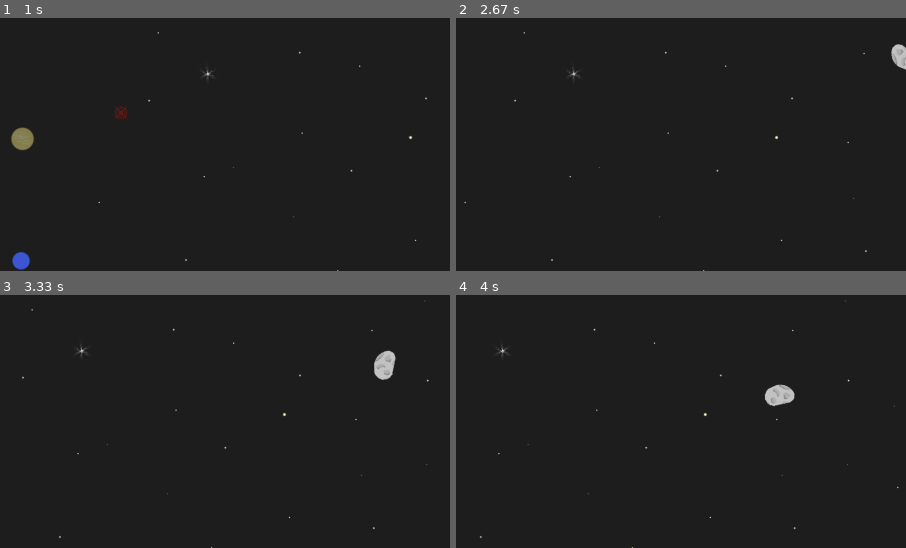
Above: before the commit, frames 1-4 (two rows, left to right).
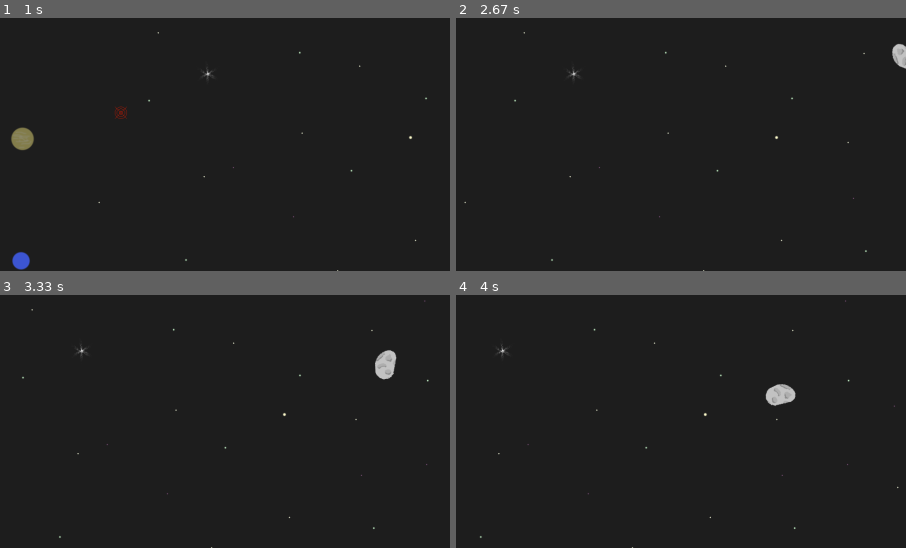
Above: after the commit, the same moments.

Repository: pro-stak666/pygame_project
Game: pygame game, started from main.py
Same seed, same stepped clock (60 frames per second), same inputs: the game is played once before the commit and once after it.
Inputs (mouse positions are % of the whole screen's width and height, from its top left):
- Up to frame 1 (1 s): click (50, 32) at 0.38 s; click (63, 23) at 0.72 s
- Up to frame 2 (2.67 s): hold A 1-1.53 s; click (13, 40) at 1.08 s; click (98, 42) at 1.62 s; hold S 1.9-2.2 s; click (54, 62) at 1.98 s; hold A 2.23-2.63 s; click (24, 81) at 2.32 s
- Up to frame 3 (3.33 s): hold W 2.67-3.03 s; hold D from 3.07 s (still down)
- Up to frame 4 (4 s): release D at 3.7 s; hold S from 3.73 s (still down)
The pictures show only the part of the screen within x 50-100%, y 6-56%; the shares and areas given below are measured in that part.

Frame 1 is identical in both runs. In frame 2, less than 0.1% of the frame differs, in the area x 96-100%, y 10-21%; in frame 3, 0.1%, in the area x 83-89%, y 21-34%; in frame 4, 0.1%.

Commit message:
"DataManager..."

Diff:
--- /dev/null
+++ b/data/data.csv
@@ -0,0 +1,2 @@
+max_score;volume;difficult;full_screen;1_achievement;2_achievement;3_achievement
+159;1;0;1;0;0;0
--- a/data/score.txt
+++ /dev/null
@@ -1 +0,0 @@
-max_score = 231
--- a/main.py
+++ b/main.py
@@ -1,6 +1,24 @@
 import pygame as pg
 from os import path
 from random import random, choice, randrange
+import csv
+
+
+class DataManager:
+    def __init__(self):
+        if not path.isfile("data/data.csv"):
+            with open('data/data.csv', 'w', newline='', encoding='utf-8') as f:
+                writer = csv.writer(f, delimiter=';')
+                writer.writerow(['max_score', 'volume', 'difficult', 'full_screen', '1_achievement', '2_achievement',
+                                 '3_achievement'])
+                writer.writerow([0, 1, 0, 1, 0, 0, 0])
+        self.data = csv.DictReader(open('data/data.csv', encoding='utf-8'), delimiter=';').__next__()
+
+    def save(self):
+        with open('data/data.csv', 'w', newline='', encoding='utf-8') as f:
+            writer = csv.DictWriter(f, fieldnames=list(self.data.keys()), delimiter=';')
+            writer.writeheader()
+            writer.writerow(self.data)
 
 
 class Button(pg.sprite.Sprite):
@@ -51,10 +69,10 @@
 
         self.mask = pg.mask.from_surface(self.image)
 
-    def update(self, *args):
-        if args and args[0].type == pg.MOUSEBUTTONDOWN and \
-                self.rect.collidepoint(args[0].pos):
-            self.destroy()
+    def update(self, args):
+        for i in args:
+            if i.type == pg.MOUSEBUTTONDOWN and self.rect.collidepoint(i.pos):
+                self.destroy()
 
         if self.rect.x < -100:
             self.kill()
@@ -132,7 +150,7 @@
                     break
 
     def die(self):
-        score_manipulation(save=True)
+        MANAGER.data['max_score'] = int(SCORE) if int(MANAGER.data['max_score']) < int(SCORE) else MANAGER.data['max_score']
         menu()
 
 
@@ -160,6 +178,11 @@
         return choice([1, 2, 3, 4])
 
 
+def exit_app():
+    MANAGER.save()
+    quit()
+
+
 def menu() -> None:
     global x_bkgd, rel_x_bkgd
     is_menu = True
@@ -169,11 +192,12 @@
     but_settings = Button(WIDTH // 2 - 125, 390, 'settings_but_0.png', 'settings_but_1.png', lambda: print(1))
     but_progress = Button(WIDTH // 2 - 125, 460, 'progress_but_0.png', 'progress_but_1.png', lambda: print(2))
     but_titles = Button(WIDTH // 2 - 125, 530, 'titles_but_0.png', 'titles_but_1.png', lambda: print(3))
-    but_exit = Button(WIDTH // 2 - 125, 600, 'exit_but_0.png', 'exit_but_1.png', lambda: quit())
+    but_exit = Button(WIDTH // 2 - 125, 600, 'exit_but_0.png', 'exit_but_1.png', exit_app)
 
     while is_menu:
         for event in pg.event.get():
             if event.type == pg.QUIT:
+                MANAGER.save()
                 quit()
             if pg.mouse.get_focused():
                 pg.mouse.set_visible(False)
@@ -222,7 +246,6 @@
                     cursor.image = load_image("cursor.png")
                     is_pause = False
                 if event.key == pg.K_ESCAPE:
-                    score_manipulation(save=True)
                     menu()
 
         screen.fill('black')
@@ -268,7 +291,8 @@
     running = True
 
     while running:
-        for event in pg.event.get():
+        events = pg.event.get()
+        for event in events:
             if event.type == pg.QUIT:
                 running = False
             if event.type == SPAWN_ASTEROIDS:
@@ -279,14 +303,11 @@
                 cursor.image.set_alpha(255)
             else:
                 cursor.image.set_alpha(0)
-            if event.type == pg.MOUSEBUTTONDOWN:
-                for i in asteroids:
-                    i.update(event)
             if event.type == pg.KEYDOWN:
                 if event.key == pg.K_ESCAPE:
                     pause()
 
-        PLAYER.update(pg.event.get())
+        PLAYER.update(events)
 
         screen.fill('black')
 
@@ -299,7 +320,7 @@
         # отрисовка фона
 
         for i in asteroids:
-            i.update()
+            i.update(events)
 
         asteroids.draw(screen)
         player.draw(screen)
@@ -310,22 +331,6 @@
 
         pg.display.flip()
         clock.tick(fps)
-
-
-def score_manipulation(get: bool = None, save: bool = None):
-    if not path.isfile("data/score.txt"):
-        with open('data/score.txt', 'w') as f:
-            f.write("max_score = 0")
-    if get:
-        with open("data/score.txt", 'r', encoding="utf-8") as f:
-            data = f.read()
-            print(data[12:])
-    if save:
-        with open("data/score.txt", 'r+', encoding="utf-8") as f:
-            if int(f.read()[12:]) < SCORE:
-                f.seek(0)
-                f.truncate()
-                f.write(str(f"max_score = {int(SCORE)}"))
 
 
 if __name__ == "__main__":
@@ -334,7 +339,7 @@
     screen = pg.display.set_mode(size)
     fps = 100
     clock = pg.time.Clock()
-    pg.display.set_caption("mdaaa...")
+    pg.display.set_caption("plads")
 
     background = pg.image.load("data/space.png").convert()
     x_bkgd = 0
@@ -354,4 +359,6 @@
 
     SCORE = 0
 
+    MANAGER = DataManager()
+
     menu()
Not shown, added: Kirll_projects/Scripts/f2py.exe
